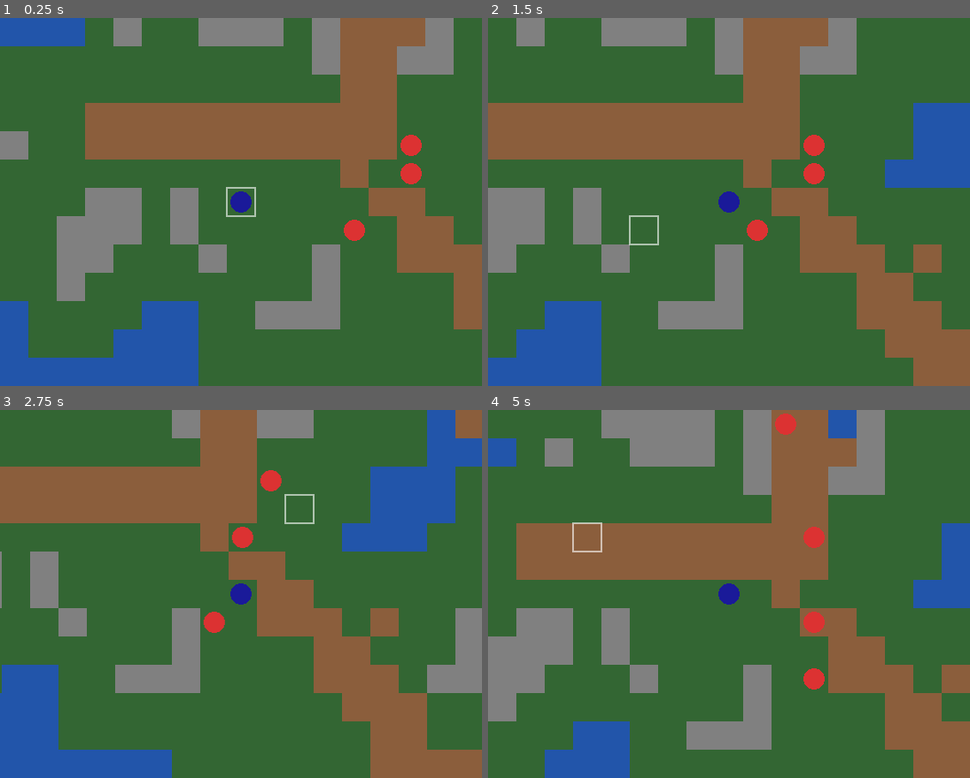
Above: before the commit, frames 1-4 (two rows, left to right).
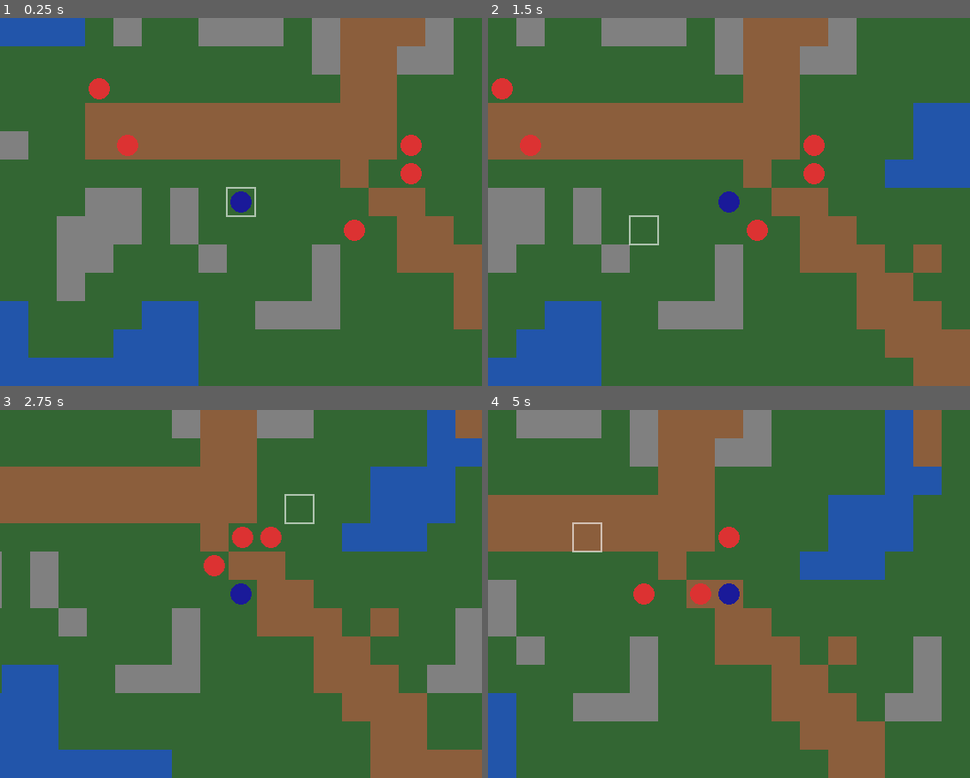
Above: after the commit, the same moments.

Repository: gabrielrheimer/classic-rpg-godot
Game: Godot game, scene res://scenes/game_map.tscn
Two runs of this game, one before a commit and one after it. Both use one fixed random seed, a clock stepped at 60 frames per second and the inputs below.
Inputs (mouse positions are in pixels of both pictures, inside the frame that each line leads up to):
- Up to frame 1 (0.25 s): no input
- Up to frame 2 (1.5 s): tap Enter at 0.5 s; move the mouse to (835, 183) at 0.52 s; hold D (move_right) 0.53-1.28 s; click (835, 183) at 0.67 s; move the mouse to (632, 220) at 1.27 s; hold S (move_down) from 1.28 s (still down)
- Up to frame 3 (2.75 s): move the mouse to (289, 513) at 2.02 s; release S (move_down) at 2.03 s; hold D (move_right) from 2.03 s (still down)
- Up to frame 4 (5 s): move the mouse to (704, 667) at 2.77 s; release D (move_right) at 2.78 s; hold W (move_up) 2.78-3.53 s; click (704, 667) at 2.92 s; move the mouse to (873, 649) at 3.52 s; hold A (move_left) from 3.53 s (still down); move the mouse to (584, 538) at 4.27 s

The runs differ from the first frame. In frame 1, 0.4% of the frame differs, in the area x 18-29%, y 16-38%; in frame 2, 0.4%; in frame 3, 0.8%; in frame 4, 59%, in the area x 0-100%, y 0-100%.

Commit message:
feat: allow selecting between enemy behaviro aggressive, passive and fleeing

Diff:
--- a/scenes/game_map.tscn
+++ b/scenes/game_map.tscn
@@ -14,6 +14,7 @@
 [node name="TileMapLayer" type="TileMapLayer" parent="."]
 tile_map_data = PackedByteArray("AAADAAEAAAAAAAAAAAAEAAEAAAAAAAAAAAAEAAIAAAAAAAAAAAAFAAEAAAAAAAAAAAAFAAIAAAAAAAAAAAAFAA …(110512 unchanged characters)…
 tile_set = ExtResource("2_lp764")
+metadata/_edit_lock_ = true
 
 [node name="Player" type="Node2D" parent="."]
 script = ExtResource("3_player")
@@ -44,5 +45,36 @@
 enemy_scene = ExtResource("5_enemy")
 roams = false
 
+[node name="SpawnPoint5" parent="." instance=ExtResource("6_spawnpoint")]
+position = Vector2(192, 256)
+enemy_scene = ExtResource("5_enemy")
+behavior = 2
+
+[node name="SpawnPoint6" parent="." instance=ExtResource("6_spawnpoint")]
+position = Vector2(160, 192)
+enemy_scene = ExtResource("5_enemy")
+behavior = 2
+
+[node name="SpawnPoint7" parent="." instance=ExtResource("6_spawnpoint")]
+position = Vector2(736, 640)
+enemy_scene = ExtResource("5_enemy")
+behavior = 0
+
+[node name="SpawnPoint8" parent="." instance=ExtResource("6_spawnpoint")]
+position = Vector2(800, 576)
+enemy_scene = ExtResource("5_enemy")
+behavior = 0
+
+[node name="SpawnPoint9" parent="." instance=ExtResource("6_spawnpoint")]
+position = Vector2(864, 672)
+enemy_scene = ExtResource("5_enemy")
+behavior = 0
+
+[node name="SpawnPoint10" parent="." instance=ExtResource("6_spawnpoint")]
+position = Vector2(416, 576)
+enemy_scene = ExtResource("5_enemy")
+roams = false
+behavior = 0
+
 [node name="TileHighlight" type="Node2D" parent="."]
 script = ExtResource("7_highlight")
--- a/scripts/entities/enemy.gd
+++ b/scripts/entities/enemy.gd
@@ -9,6 +9,7 @@
 @export var roam_radius: int = 4
 @export var roam_interval: float = 2.0
 @export var roam_variance: float = 0.3
+@export var sight_radius: int = 4
 var aggroed: bool = false
 var stats := CharacterStats.new()
 var tile_pos: Vector2i
@@ -18,8 +19,6 @@
 var roams: bool = true
 
 func _ready() -> void:
-	if behavior == Behavior.AGGRESSIVE:
-		aggroed = true
 	var timer = Timer.new()
 	timer.wait_time = randf_range(roam_interval - roam_variance, roam_interval + roam_variance)
 	timer.autostart = true
@@ -27,11 +26,28 @@
 	add_child(timer)
 
 func _on_roam_timer() -> void:
-	if not roams or aggroed:
+	var game_map = get_parent()
+	var player = game_map.get_node("Player")
+	var dist_to_player = max(abs(player.tile_pos.x - tile_pos.x), abs(player.tile_pos.y - tile_pos.y))
+
+	if behavior == Behavior.AGGRESSIVE and not aggroed and dist_to_player <= sight_radius:
+		on_attacked()
 		return
-	var game_map = get_parent()
-	if game_map.is_in_combat():
+
+	if behavior == Behavior.FLEEING:
+		if game_map.is_in_combat():
+			return
+		if dist_to_player <= sight_radius:
+			_flee_from(player.tile_pos, game_map)
+		elif roams:
+			_roam(game_map)
 		return
+
+	if not roams or aggroed or game_map.is_in_combat():
+		return
+	_roam(game_map)
+
+func _roam(game_map: Node2D) -> void:
 	var candidates: Array[Vector2i] = []
 	for dir in [Vector2i(1,0), Vector2i(-1,0), Vector2i(0,1), Vector2i(0,-1)]:
 		var n = tile_pos + dir
@@ -48,6 +64,7 @@
 	if not aggroed:
 		return
 	if behavior == Behavior.FLEEING:
+		_flee_from(player.tile_pos, get_parent())
 		return
 	var diff = player.tile_pos - tile_pos
 	var distance = max(abs(diff.x), abs(diff.y))
@@ -58,6 +75,23 @@
 			print("Player died")
 	elif distance > 1:
 		_move_toward(player.tile_pos)
+
+func _flee_from(player_pos: Vector2i, game_map: Node2D) -> void:
+	var best_tile: Vector2i
+	var best_dist: int = -1
+	for dx in [-1, 0, 1]:
+		for dy in [-1, 0, 1]:
+			if dx == 0 and dy == 0:
+				continue
+			var n = tile_pos + Vector2i(dx, dy)
+			if not game_map.is_walkable(n):
+				continue
+			var d = max(abs(n.x - player_pos.x), abs(n.y - player_pos.y))
+			if d > best_dist:
+				best_dist = d
+				best_tile = n
+	if best_dist >= 0:
+		_do_move(best_tile, game_map)
 
 func _move_toward(target: Vector2i) -> void:
 	var game_map = get_parent()
--- a/scripts/world/spawn_point.gd
+++ b/scripts/world/spawn_point.gd
@@ -7,6 +7,7 @@
 @export var group_id: String = ""
 @export var call_radius: int = 5
 @export var roams: bool = true
+@export var behavior: Enemy.Behavior = Enemy.Behavior.RETALIATING
 
 func _ready() -> void:
 	var scene_to_spawn = enemy_scene
@@ -20,6 +21,7 @@
 	enemy.group_id = group_id
 	enemy.call_radius = call_radius
 	enemy.roams = roams
+	enemy.behavior = behavior
 	enemy.position = position
 	var game_map = get_parent()
 	game_map.add_child.call_deferred(enemy)
Not shown, changed: CHANGELOG.md
